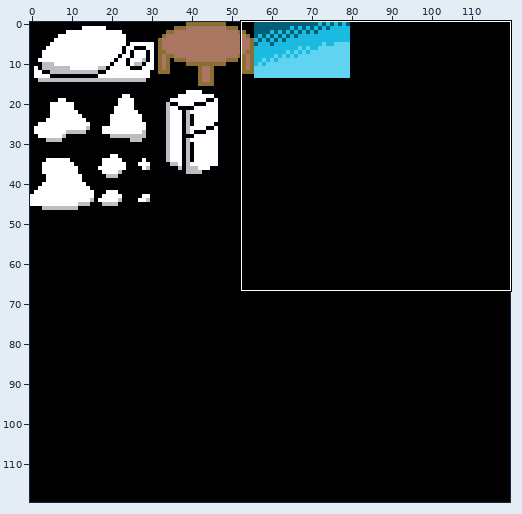
Edited in one commit: sprite sheet (image_converter/imagemap.gif). The first picture is a wide view before the edit; the outline marks the close-up.
Close-up. Old version:
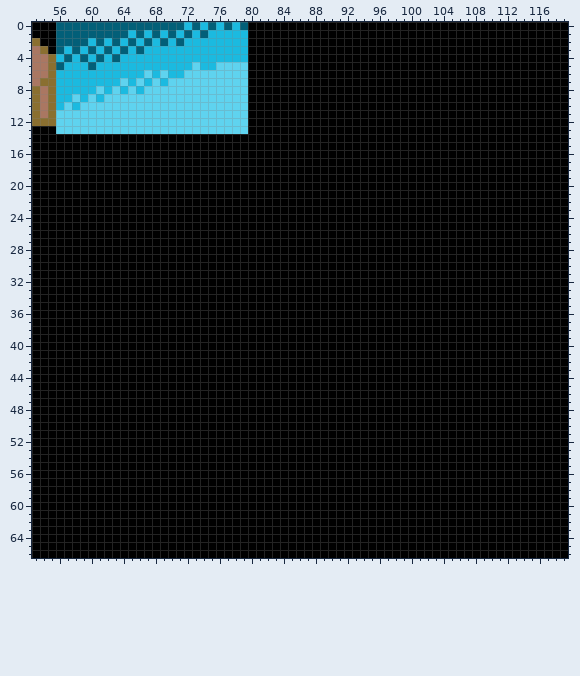
The file is 120x120 pixels. Shown: x 53..119, y 0..66. The commit also changed other parts of the picture, which this record leaves out.
After the commit:
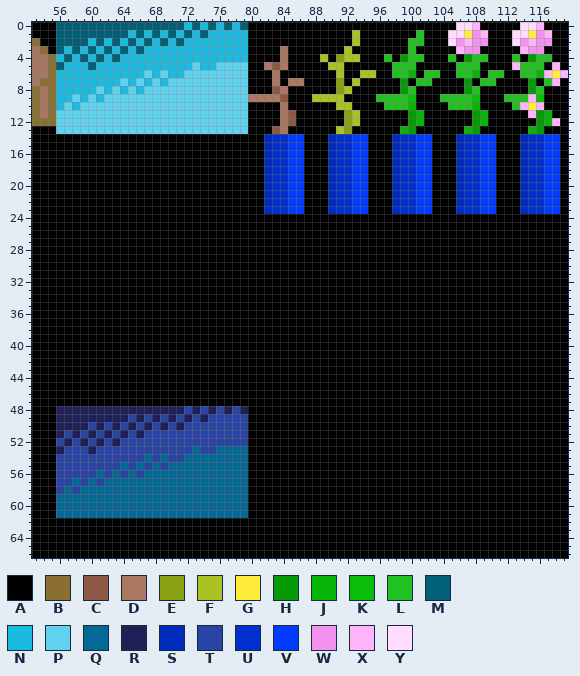
Palette (. is transparent): A #000000  B #8a6f30  C #8d5945  D #aa7762  E #8a9f11  F #abc223  G #ffeb39  H #069b06  J #06b506  K #09be09  L #22c122  M #025f78  N #1bbae0  P #5fd3ef  Q #046996  R #202059  S #002cbd  T #2845a5  U #0031d0  V #003bff  W #f391ee  X #ffb3fb  Y #ffdbfd
What changed:
@@ x 78..119 @@
- 0 NMAAAAAAAAAAAAAAAAAAAAAAAAAAAAAAAAAAAAAAAA
- 1 NNAAAAAAAAAAAAAAAAAAAAAAAAAAAAAAAAAAAAAAAA
- 2 NNAAAAAAAAAAAAAAAAAAAAAAAAAAAAAAAAAAAAAAAA
- 3 NNAAAAAAAAAAAAAAAAAAAAAAAAAAAAAAAAAAAAAAAA
- 4 NNAAAAAAAAAAAAAAAAAAAAAAAAAAAAAAAAAAAAAAAA
- 5 PPAAAAAAAAAAAAAAAAAAAAAAAAAAAAAAAAAAAAAAAA
- 6 PPAAAAAAAAAAAAAAAAAAAAAAAAAAAAAAAAAAAAAAAA
- 7 PPAAAAAAAAAAAAAAAAAAAAAAAAAAAAAAAAAAAAAAAA
- 8 PPAAAAAAAAAAAAAAAAAAAAAAAAAAAAAAAAAAAAAAAA
- 9 PPAAAAAAAAAAAAAAAAAAAAAAAAAAAAAAAAAAAAAAAA
-10 PPAAAAAAAAAAAAAAAAAAAAAAAAAAAAAAAAAAAAAAAA
-11 PPAAAAAAAAAAAAAAAAAAAAAAAAAAAAAAAAAAAAAAAA
-12 PPAAAAAAAAAAAAAAAAAAAAAAAAAAAAAAAAAAAAAAAA
-13 PPAAAAAAAAAAAAAAAAAAAAAAAAAAAAAAAAAAAAAAAA
-14 AAAAAAAAAAAAAAAAAAAAAAAAAAAAAAAAAAAAAAAAAA
-15 AAAAAAAAAAAAAAAAAAAAAAAAAAAAAAAAAAAAAAAAAA
-16 AAAAAAAAAAAAAAAAAAAAAAAAAAAAAAAAAAAAAAAAAA
-17 AAAAAAAAAAAAAAAAAAAAAAAAAAAAAAAAAAAAAAAAAA
-18 AAAAAAAAAAAAAAAAAAAAAAAAAAAAAAAAAAAAAAAAAA
-19 AAAAAAAAAAAAAAAAAAAAAAAAAAAAAAAAAAAAAAAAAA
-20 AAAAAAAAAAAAAAAAAAAAAAAAAAAAAAAAAAAAAAAAAA
-21 AAAAAAAAAAAAAAAAAAAAAAAAAAAAAAAAAAAAAAAAAA
-22 AAAAAAAAAAAAAAAAAAAAAAAAAAAAAAAAAAAAAAAAAA
-23 AAAAAAAAAAAAAAAAAAAAAAAAAAAAAAAAAAAAAAAAAA
+ 0 NMAAAAAAAAAAAAAAAAAAAAAAAAAAYYXAAAAAYYXAAA
+ 1 NNAAAAAAAAAAAAAFAAAAAAALAAAYYGWXAAAYYGWXAA
+ 2 NNAAAAAAAAAAAAAFAAAAAALLAAAYWXWWAAAYWXWWAA
+ 3 NNAAAADAAAAAAAFAAAAAAALAAAAAXWWAAAAAXWWAAA
+ 4 NNAAAADAAAAFAEFFAAALAHLLAAALAHLLAAALAHLLAA
+ 5 PPAADCDAAAAAFFAAAAAALLLAAAAALLLAAAAXLLLAXA
+ 6 PPAAADAAAAAAAFAAFFAALLJALLAALLJALLAALLJXGX
+ 7 PPAAADADDAAAAEAFAAAAAHALLAAAAHALLAAAAHALXA
+ 8 PPAAACDAAAAAAEFAAAAAAHLAAAAAAHLAAAAAAHLAAA
+ 9 PPDDDDCAAAFFFFAAAALLLLKAAALLLLKAAALLLXKAAA
+10 PPAAAADAAAAAAFFAAAALLLJAAAALLLJAAAALXGXAAA
+11 PPAAAADCAAAAAAEFAAAAAAHJAAAAAAHJAAAAAXHJAA
+12 PPAAAADCAAAAAAEFAAAAAAHJAAAAAAHJAAAAAAHJXA
+13 PPAAACDAAAAAAFEAAAAAAJHAAAAAAJHAAAAAAJHAAA
+14 AAAASUUVVAAASUUVVAAASUUVVAAASUUVVAAASUUVVA
+15 AAAASUUVVAAASUUVVAAASUUVVAAASUUVVAAASUUVVA
+16 AAAASUUVVAAASUUVVAAASUUVVAAASUUVVAAASUUVVA
+17 AAAASUUVVAAASUUVVAAASUUVVAAASUUVVAAASUUVVA
+18 AAAASUUVVAAASUUVVAAASUUVVAAASUUVVAAASUUVVA
+19 AAAASUUVVAAASUUVVAAASUUVVAAASUUVVAAASUUVVA
+20 AAAASUUVVAAASUUVVAAASUUVVAAASUUVVAAASUUVVA
+21 AAAASUUVVAAASUUVVAAASUUVVAAASUUVVAAASUUVVA
+22 AAAASUUVVAAASUUVVAAASUUVVAAASUUVVAAASUUVVA
+23 AAAASUUVVAAASUUVVAAASUUVVAAASUUVVAAASUUVVA
 24 AAAAAAAAAAAAAAAAAAAAAAAAAAAAAAAAAAAAAAAAAA
@@ x 54..81 @@
 47 AAAAAAAAAAAAAAAAAAAAAAAAAAAA
-48 AAAAAAAAAAAAAAAAAAAAAAAAAAAA
-49 AAAAAAAAAAAAAAAAAAAAAAAAAAAA
-50 AAAAAAAAAAAAAAAAAAAAAAAAAAAA
-51 AAAAAAAAAAAAAAAAAAAAAAAAAAAA
-52 AAAAAAAAAAAAAAAAAAAAAAAAAAAA
-53 AAAAAAAAAAAAAAAAAAAAAAAAAAAA
-54 AAAAAAAAAAAAAAAAAAAAAAAAAAAA
-55 AAAAAAAAAAAAAAAAAAAAAAAAAAAA
-56 AAAAAAAAAAAAAAAAAAAAAAAAAAAA
-57 AAAAAAAAAAAAAAAAAAAAAAAAAAAA
-58 AAAAAAAAAAAAAAAAAAAAAAAAAAAA
-59 AAAAAAAAAAAAAAAAAAAAAAAAAAAA
-60 AAAAAAAAAAAAAAAAAAAAAAAAAAAA
-61 AAAAAAAAAAAAAAAAAAAAAAAAAAAA
+48 AARRRRRRRRRRRRRRRRTRTRTRTRAA
+49 AARRRRRRRRRTRTRTRTRTRTTTTTAA
+50 AARRRRTRTRTRTRTRTRTTTTTTTTAA
+51 AARTRTRTRTRTRTTTTTTTTTTTTTAA
+52 AATRTRTRTRTTTTTTTTTTTTTTTTAA
+53 AARTTTRTTTTTTTTTTTTQTTQQQQAA
+54 AATTTTTTTTTTTQTQTTQQQQQQQQAA
+55 AATTTTTTTTQTQTQTQQQQQQQQQQAA
+56 AATTTTTQTQTQTQQQQQQQQQQQQQAA
+57 AATTQTQTQQQQQQQQQQQQQQQQQQAA
+58 AATQTQQQQQQQQQQQQQQQQQQQQQAA
+59 AAQQQQQQQQQQQQQQQQQQQQQQQQAA
+60 AAQQQQQQQQQQQQQQQQQQQQQQQQAA
+61 AAQQQQQQQQQQQQQQQQQQQQQQQQAA
 62 AAAAAAAAAAAAAAAAAAAAAAAAAAAA
Pixel boxes of the changes (left, top, right, bottom) in both close-ups:
changed: (248, 22, 568, 214)
changed: (56, 406, 248, 518)
